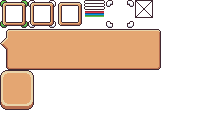
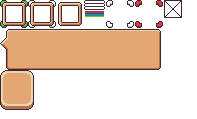
Layered file, before and after one edit (197x119). Changes by layer:
added layer "Layer 17" above "Layer 18" over [left=135, top=0, right=163, bottom=28]
added layer "Layer 18" above "Layer 16" over [left=164, top=0, right=182, bottom=18]
painted on "Layer 16" over [left=135, top=0, right=153, bottom=18]
